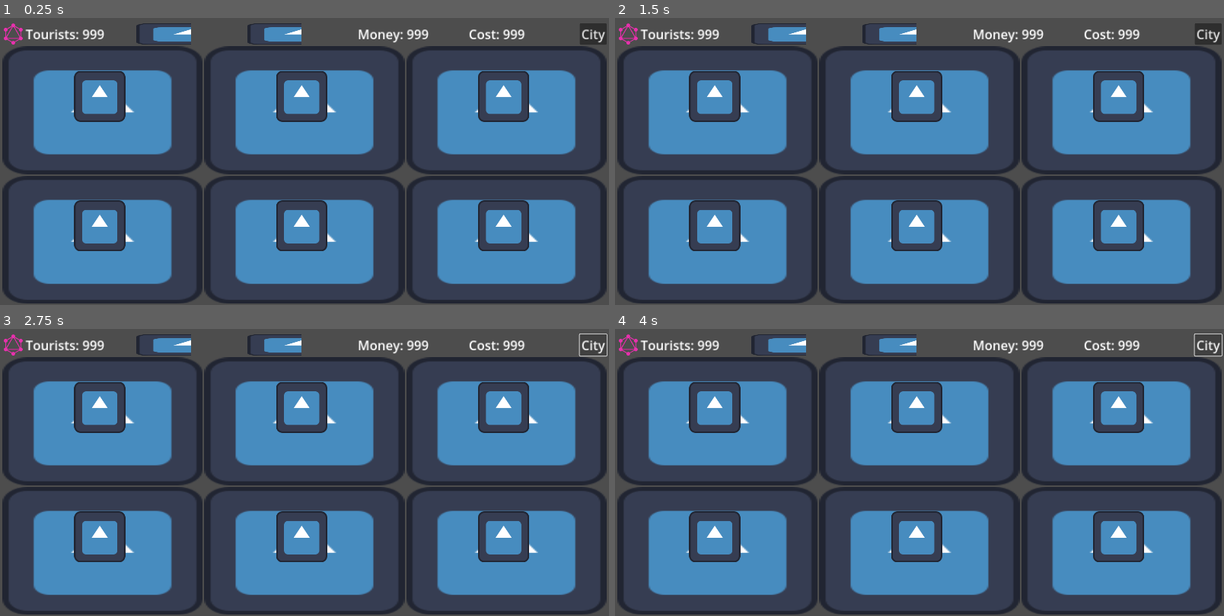
Above: before the commit, frames 1-4 (two rows, left to right).
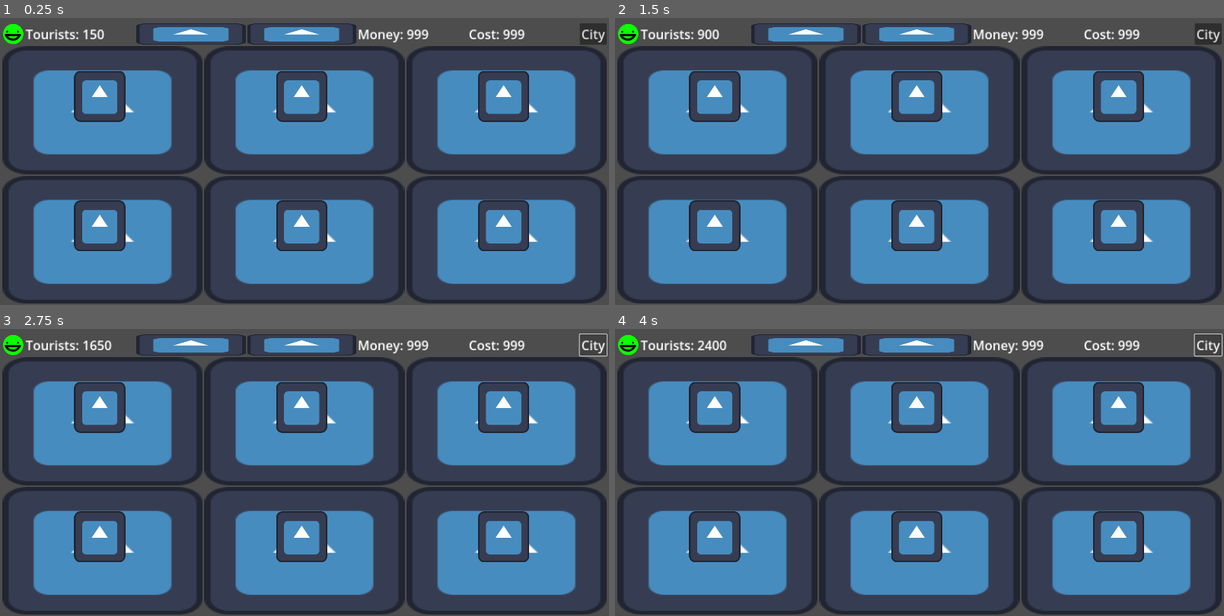
Above: after the commit, the same moments.

Repository: daniel-macias/energy-game
Game: Godot game, scene res://scenes/game.tscn
Two runs of this game, one before a commit and one after it. Both use one fixed random seed, a clock stepped at 60 frames per second and the inputs below. The engine's default icon, where the game draws it, is replaced by a stand-in: a white triangle on a blue panel in a dark square.
Inputs (mouse positions are in pixels of both pictures, inside the frame that each line leads up to):
- Up to frame 1 (0.25 s): no input
- Up to frame 2 (1.5 s): click "City" at 0.5 s; click (712, 95) at 1.27 s
- Up to frame 3 (2.75 s): click "City" at 2 s
- Up to frame 4 (4 s): click (712, 406) at 2.77 s; click "City" at 3.5 s

The runs differ from the first frame. In frame 1, 1.0% of the frame differs, in the area x 0-59%, y 1-10%; in frame 2, 1.0%; in frame 3, 1.1%; in frame 4, 1.1%.

Commit message:
added hapiness stuff and some interacting between variables

Diff:
--- a/scripts/GameManager.gd
+++ b/scripts/GameManager.gd
@@ -1,27 +1,91 @@
 extends Control
 
-var happiness = 100
-var tourists = 0
-var wattage = 100
-var cleanliness = 100
+# Game variables
+var happiness = 100  # 0 to 100
+var tourists = 0  # 0 to infinity
+var wattage = 100  # 0 to 100
+var cleanliness = 100  # 0 to 100
 var money = 1000
 var cost = 0
 
+# Image paths
+var happiness_images = [
+	"res://sprites/happy0.png",
+	"res://sprites/happy1.png",
+	"res://sprites/happy2.png",
+	"res://sprites/happy3.png",
+	"res://sprites/happy4.png"
+]
+
+# Multipliers for balancing
+@export var cleanliness_to_happiness_multiplier = 1.0
+@export var happiness_to_tourists_multiplier = 1.0
+@export var tourists_to_wattage_multiplier = 1.0
+
+# Node references
+@onready var happiness_rect = $VBoxContainer/HBoxContainer/Happiness
+@onready var tourists_label = $VBoxContainer/HBoxContainer/Tourists
+@onready var wattage_bar = $VBoxContainer/HBoxContainer/Wattage
+@onready var cleanliness_bar = $VBoxContainer/HBoxContainer/Cleanliness
+@onready var money_label = $VBoxContainer/HBoxContainer/Money
+@onready var cost_label = $VBoxContainer/HBoxContainer/Cost
+@onready var city_button = $VBoxContainer/HBoxContainer/City
+
 func _ready():
 	load_game()
+	set_process(true)  # Enable _process() to make updates over time
 
+# Update functions
 func update_happiness(value):
-	happiness += value
-	$Happiness.text = "Happiness: " + str(happiness)
+	happiness = clamp(happiness + value, 0, 100)
+	update_happiness_image()
+	update_tourists_based_on_happiness()
+
+func update_cleanliness(value):
+	cleanliness = clamp(cleanliness + value, 0, 100)
+	cleanliness_bar.value = cleanliness
+	update_happiness_based_on_cleanliness()
 
 func update_tourists(value):
-	tourists += value
-	$Tourists.text = "Tourists: " + str(tourists)
+	tourists = max(tourists + value, 0)
+	tourists_label.text = "Tourists: " + str(tourists)
+
+func update_wattage(value):
+	wattage = clamp(wattage + value, 0, 100)
+	wattage_bar.value = wattage
 
 func update_money(value):
-	money += value
-	$Money.text = "Money: " + str(money)
+	money = max(money + value, 0)
+	money_label.text = "Money: " + str(money)
 
+func update_cost(value):
+	cost = max(cost + value, 0)
+	cost_label.text = "Cost: " + str(cost)
+
+# Update happiness image based on the current happiness value
+func update_happiness_image():
+	var index = int(happiness / 25.0)  # Divide by 25 to get an index from 0 to 4
+	happiness_rect.texture = load(happiness_images[index])
+
+# Influence functions
+func update_happiness_based_on_cleanliness():
+	if cleanliness < 50:
+		update_happiness(-1 * cleanliness_to_happiness_multiplier)
+	else:
+		update_happiness(1 * cleanliness_to_happiness_multiplier)
+
+func update_tourists_based_on_happiness():
+	if happiness > 50:
+		update_tourists(int(happiness / 10 * happiness_to_tourists_multiplier))
+	else:
+		update_tourists(-int((100 - happiness) / 10 * happiness_to_tourists_multiplier))
+
+# Process function to handle updates over time
+func _process(delta):
+	update_cleanliness(-0.1 * delta)  # Decrease cleanliness over time
+	update_wattage(-0.05 * delta)  # Decrease wattage slowly over time
+
+# Save and Load functions
 func save_game():
 	var save_data = {
 		"happiness": happiness,
@@ -33,19 +97,18 @@
 	}
 
 	var file = FileAccess.open("user://save_game.dat", FileAccess.WRITE)
-	file.store_string(JSON.stringify(save_data))  # Use JSON.stringify to convert the dictionary to a JSON string
+	file.store_string(JSON.stringify(save_data))
 	file.close()
 
 func load_game():
 	if FileAccess.file_exists("user://save_game.dat"):
 		var file = FileAccess.open("user://save_game.dat", FileAccess.READ)
 
-		var json = JSON.new()  # Create an instance of the JSON class
+		var json = JSON.new()
 		var result = json.parse(file.get_as_text())
 
 		if result.error == OK:
-			print("Error: There was an error loading!");
-			var save_data = result.result  # Access the parsed dictionary
+			var save_data = result.result
 
 			happiness = save_data.get("happiness", 100)
 			tourists = save_data.get("tourists", 0)
@@ -54,8 +117,11 @@
 			money = save_data.get("money", 1000)
 			cost = save_data.get("cost", 0)
 
-			update_happiness(0)
+			update_happiness_image()
 			update_tourists(0)
+			update_wattage(0)
+			update_cleanliness(0)
 			update_money(0)
+			update_cost(0)
 
 		file.close()
Binary file added: sprites/happy0.png
Not shown, added: sprites/happy0.png.import
Binary file added: sprites/happy1.png
Not shown, added: sprites/happy1.png.import
Binary file added: sprites/happy2.png
Not shown, added: sprites/happy2.png.import
Binary file added: sprites/happy3.png
Not shown, added: sprites/happy3.png.import
Binary file added: sprites/happy4.png
Not shown, added: sprites/happy4.png.import
